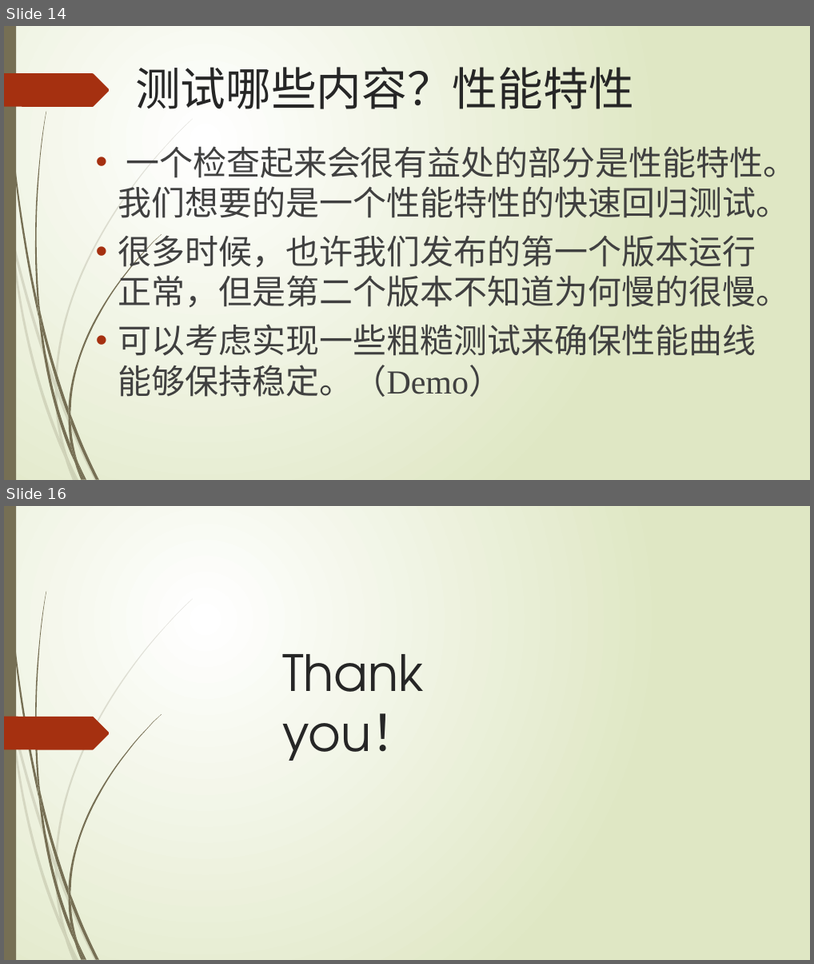
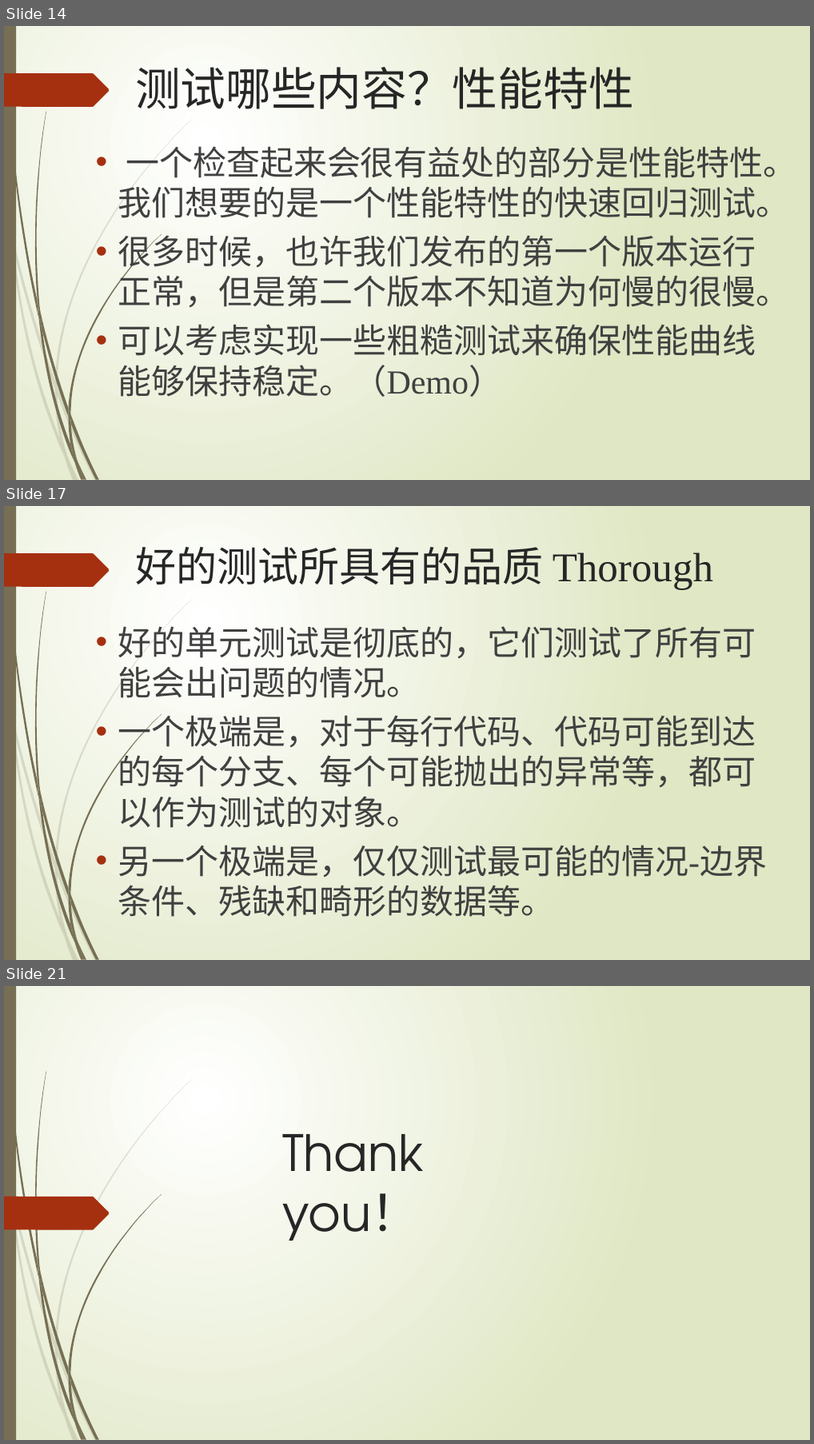
Before and after one commit to SilverFox8588/UnitTestDemo, a slide deck: 单元测试之道.pptx. Shown one above the other, each under a label of ours: slides 14 and 16 before the commit, slides 14, 17 and 21 after it; the slides between them are not shown. The pictures are 814x964 and 814x1444 pixels, drawn with LibreOffice and Linux fonts; fonts in the diff are those of the drawing. Boxes give left, top, right and bottom in pixels: in the first picture for what was removed or moved away, otherwise in the second. Text is boxed around its words. In the diff, an @@ line names an element or a change of style, - is before the commit and + after.

```diff
--- a/单元测试之道.pptx
+++ b/单元测试之道.pptx
@@ slide 17 added at (x1=4, y1=506, x2=810, y2=960), background gradient #FFFFFF to #DFE8C4; not listed: 24 template elements that a slide beside it also shows @@
@@ title added at (x1=135, y1=547, x2=714, y2=590), 48.6 pt, text #262626 @@
+好的测试所具有的品质 Thorough
@@ text added at (x1=118, y1=621, x2=767, y2=916), 40 pt, text #404040 @@
+• 好的单元测试是彻底的，它们测试了所有可能会出问题的情况。
+• 一个极端是，对于每行代码、代码可能到达的每个分支、每个可能抛出的异常等，都可以作为测试的对象。
+• 另一个极端是，仅仅测试最可能的情况-边界条件、残缺和畸形的数据等。
@@ what was slide 16 is now slide 21 @@
```
Also in this commit, not shown: 1 slide changed, 4 other slides added, 6 other files.
